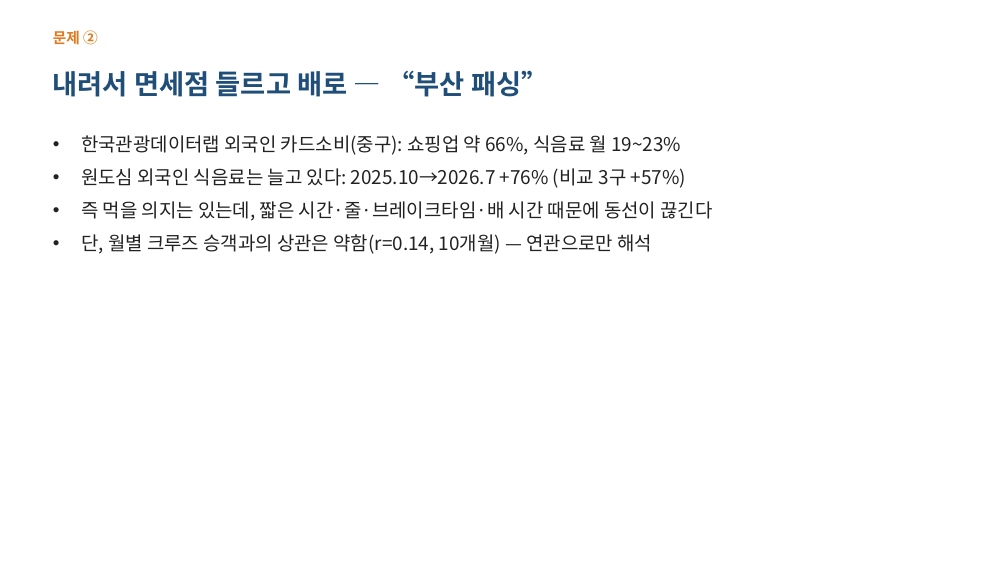
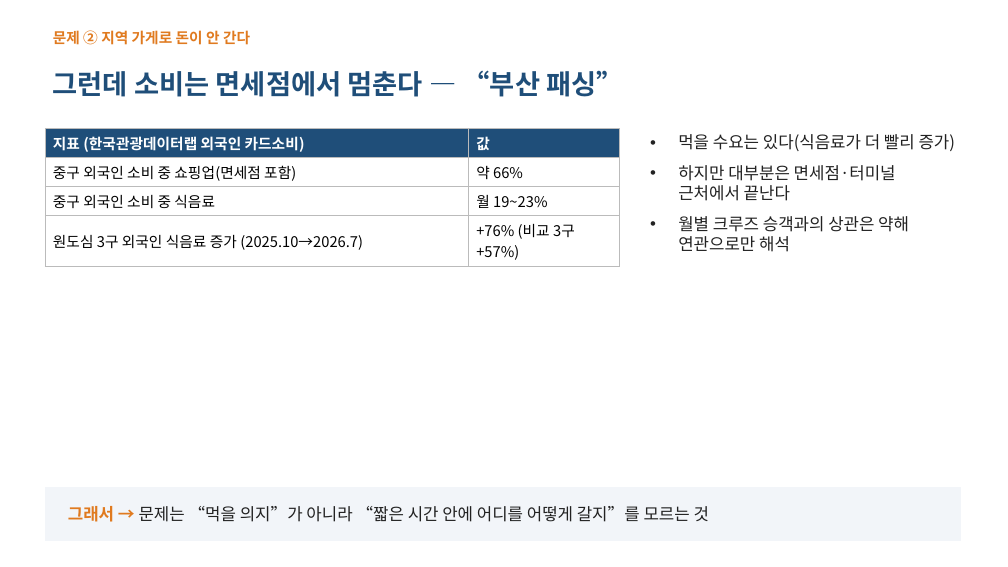
Before and after one commit to ddayoung03/busan-cruise-unpassing, a slide deck: slide 4 of 05_문서/3주차_발표자료.pptx. Drawn at 1008x567 pixels with LibreOffice and Linux fonts; fonts in the diff are those of the drawing. Boxes give left, top, right and bottom in pixels: in the first picture for what was removed or moved away, otherwise in the second. Text is boxed around its words. In the diff, an @@ line names an element or a change of style, - is before the commit and + after.

```diff
--- a/05_문서/3주차_발표자료.pptx
+++ b/05_문서/3주차_발표자료.pptx
@@ text at (x1=53, y1=30, x2=250, y2=45): text changed @@
-문제 ②
+문제 ② 지역 가게로 돈이 안 간다
@@ text at (x1=53, y1=70, x2=624, y2=97): text changed @@
-내려서 면세점 들르고 배로 — “부산 패싱”
+그런데 소비는 면세점에서 멈춘다 — “부산 패싱”
@@ table added at (x1=45, y1=129, x2=620, y2=264), 4 rows, 2 columns @@
+지표 (한국관광데이터랩 외국인 카드소비) | 값
+중구 외국인 소비 중 쇼핑업(면세점 포함) | 약 66%
+중구 외국인 소비 중 식음료 | 월 19~23%
+원도심 3구 외국인 식음료 증가 (2025.10→2026.7) | +76% (비교 3구 +57%)
@@ text removed at (x1=81, y1=135, x2=713, y2=254) @@
-• 한국관광데이터랩 외국인 카드소비(중구): 쇼핑업 약 66%, 식음료 월 19~23%
-• 원도심 외국인 식음료는 늘고 있다: 2025.10→2026.7 +76% (비교 3구 +57%)
-• 즉 먹을 의지는 있는데, 짧은 시간·줄·브레이크타임·배 시간 때문에 동선이 끊긴다
-• 단, 월별 크루즈 승객과의 상관은 약함(r=0.14, 10개월) — 연관으로만 해석
@@ text added at (x1=678, y1=134, x2=956, y2=252), 16 pt, text #222222 @@
+• 먹을 수요는 있다(식음료가 더 빨리 증가)
+• 하지만 대부분은 면세점·터미널 근처에서 끝난다
+• 월별 크루즈 승객과의 상관은 약해 연관으로만 해석
@@ rectangle added at (x1=45, y1=488, x2=960, y2=541), fill #F2F5F9, outline #F2F5F9 1 pt @@
@@ text added at (x1=68, y1=506, x2=709, y2=522), 16 pt, text #222222 @@
+그래서 → 문제는 “먹을 의지”가 아니라 “짧은 시간 안에 어디를 어떻게 갈지”를 모르는 것
```
Also in this commit, not shown: 8 other slides changed, 5 slides added, 2 slides removed, 1 other file.
